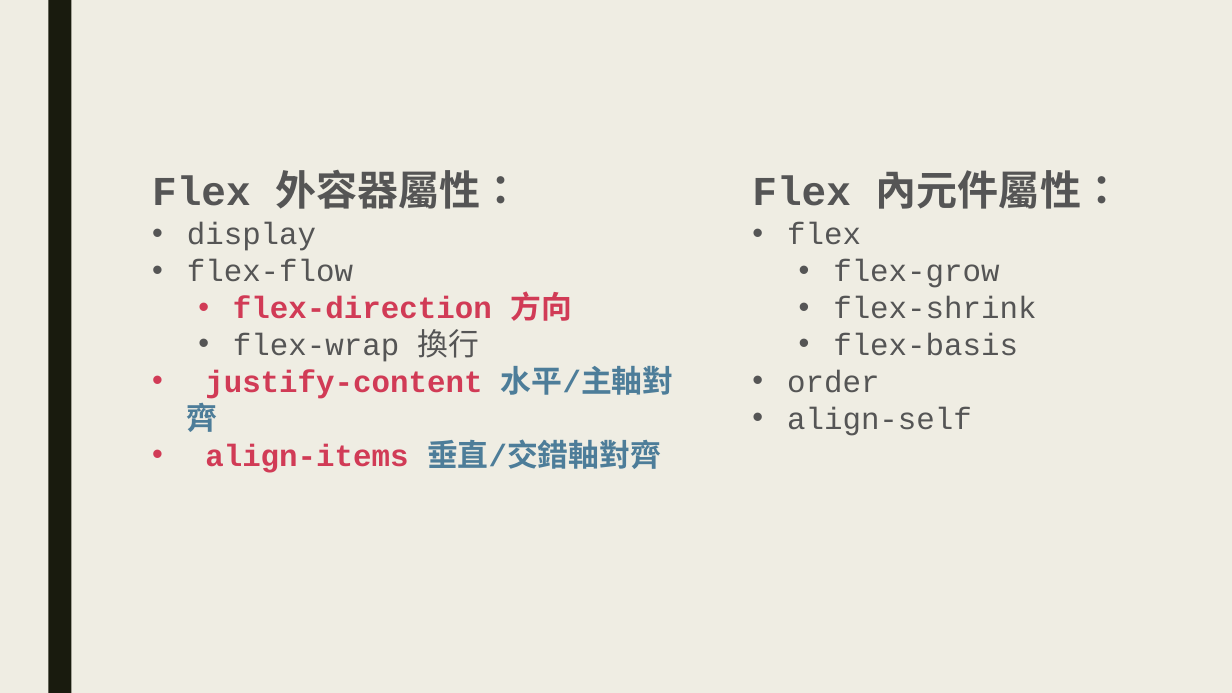
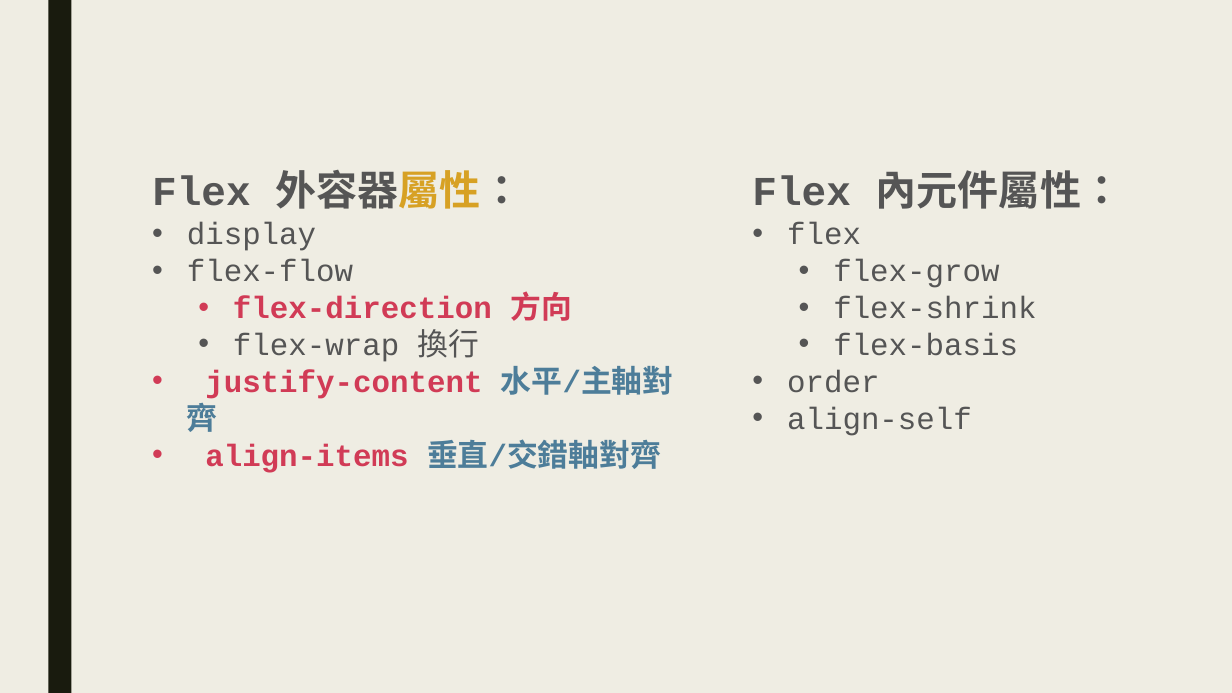
Before and after one commit to Alicexdcw/FrontEndTutorial, a slide deck: slide 14 of sidle-project-porfit.pptx. Drawn at 1232x693 pixels with LibreOffice and Linux fonts; fonts in the diff are those of the drawing. Boxes give left, top, right and bottom in pixels: in the first picture for what was removed or moved away, otherwise in the second. Text is boxed around its words. In the diff, an @@ line names an element or a change of style, - is before the commit and + after.

```diff
--- a/sidle-project-porfit.pptx
+++ b/sidle-project-porfit.pptx
@@ text at (152,170,522,209): text colour #555555 to #D7A124 in "外容器屬性：" @@
```
Also in this commit, not shown: 6 other slides changed, 15 slides added, 1 slide removed, 3 other files.
